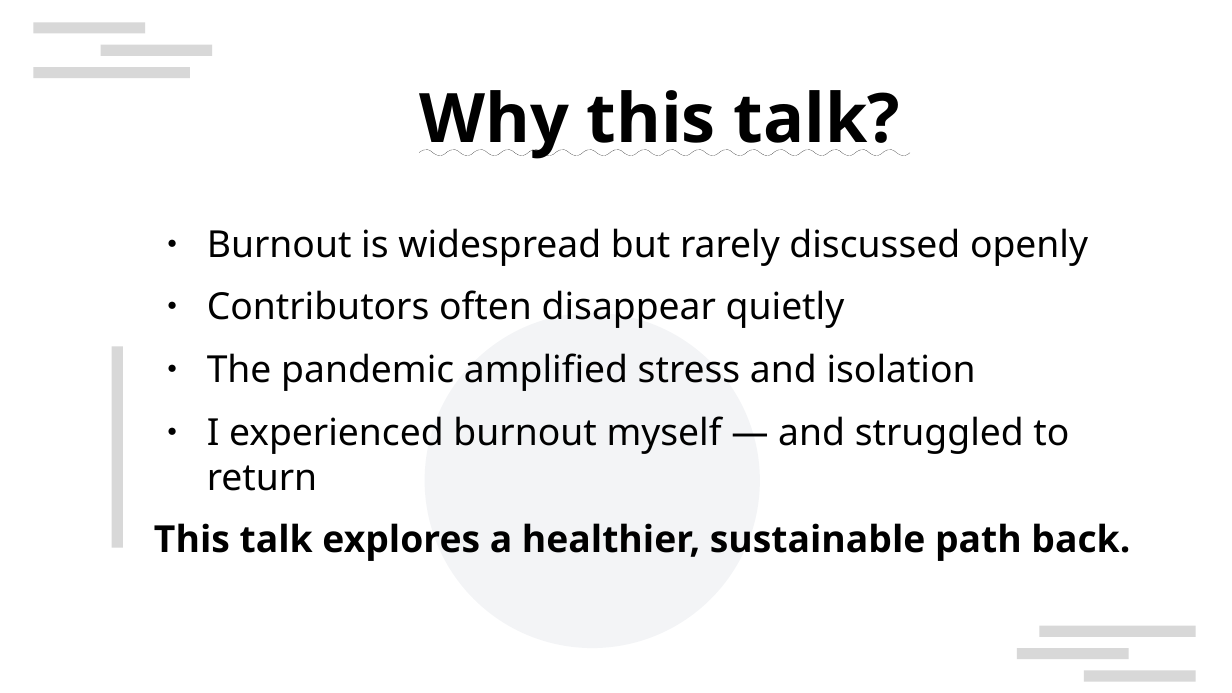
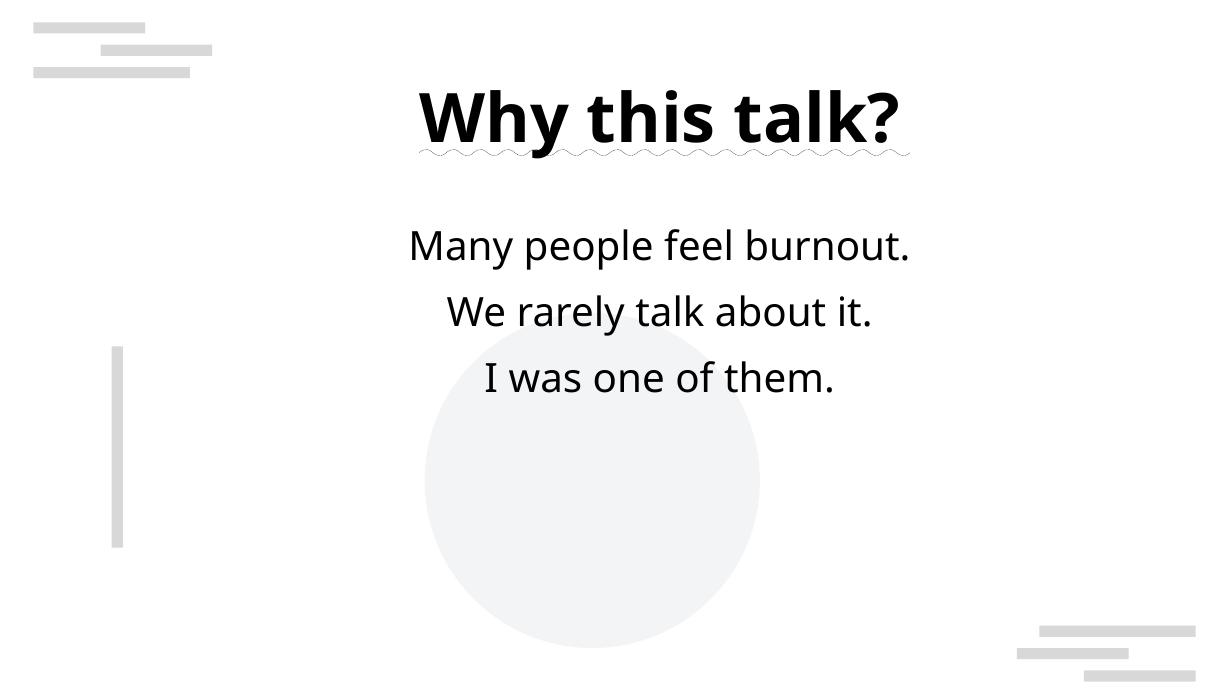
Before and after one commit to naruoga/presentations, a slide deck: slide 2 of FOSSASIA2026-yuru-participation.odp. Drawn at 1232x693 pixels with LibreOffice and Linux fonts; fonts in the diff are those of the drawing; background and template pictures are left out. Boxes give left, top, right and bottom in pixels: in the first picture for what was removed or moved away, otherwise in the second. Text is boxed around its words. In the diff, an @@ line names an element or a change of style, - is before the commit and + after.

```diff
--- a/FOSSASIA2026-yuru-participation.odp
+++ b/FOSSASIA2026-yuru-participation.odp
@@ text at [408,229,910,393]: text changed; size 24.1 to 26 pt @@
-● Burnout is widespread but rarely discussed openly
-● Contributors often disappear quietly
-● The pandemic amplified stress and isolation
-● I experienced burnout myself — and struggled to return
-This talk explores a healthier, sustainable path back.
+Many people feel burnout.
+We rarely talk about it.
+I was one of them.
```
Also in this commit, not shown: 9 other slides changed, 1 slide added.
